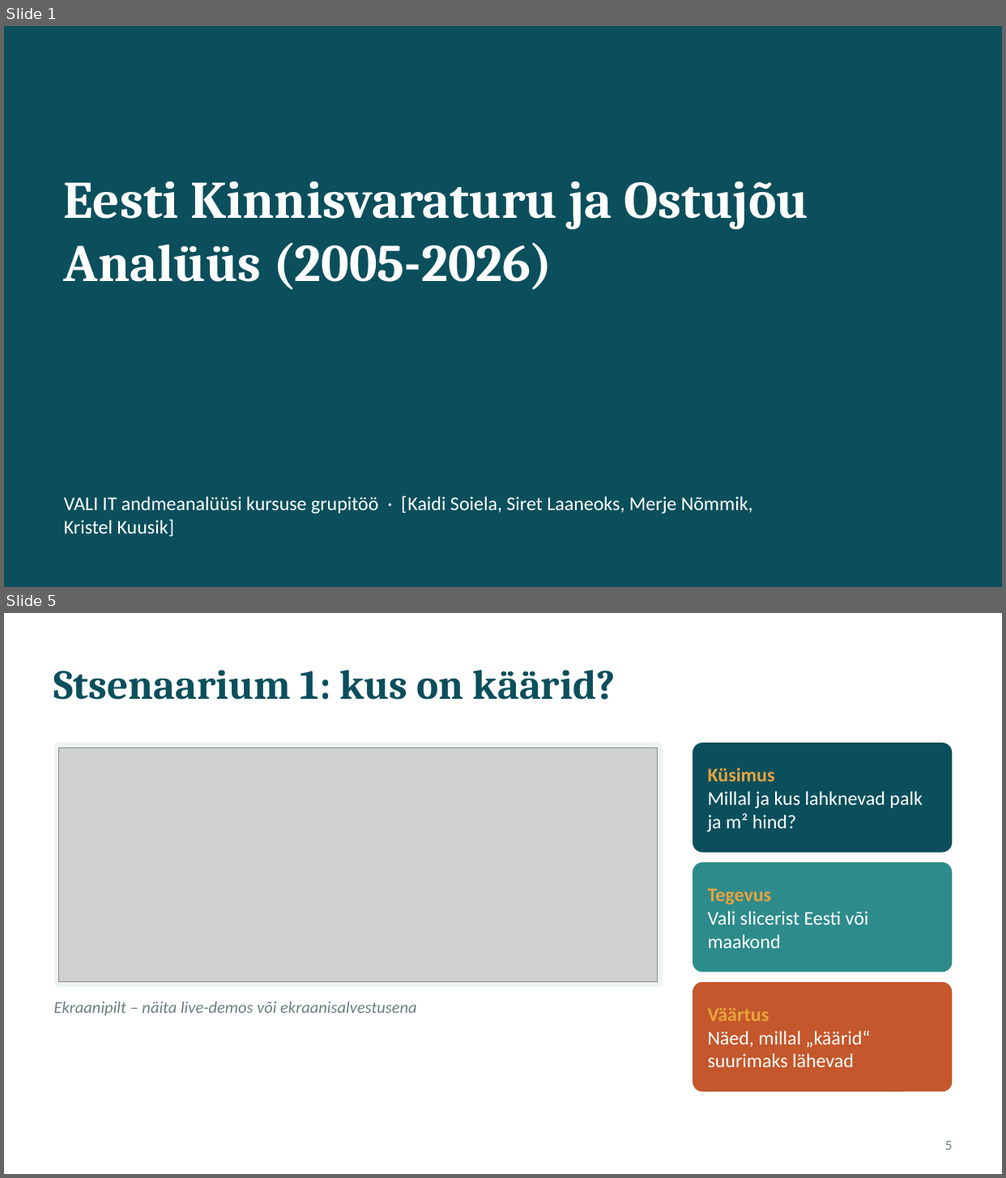
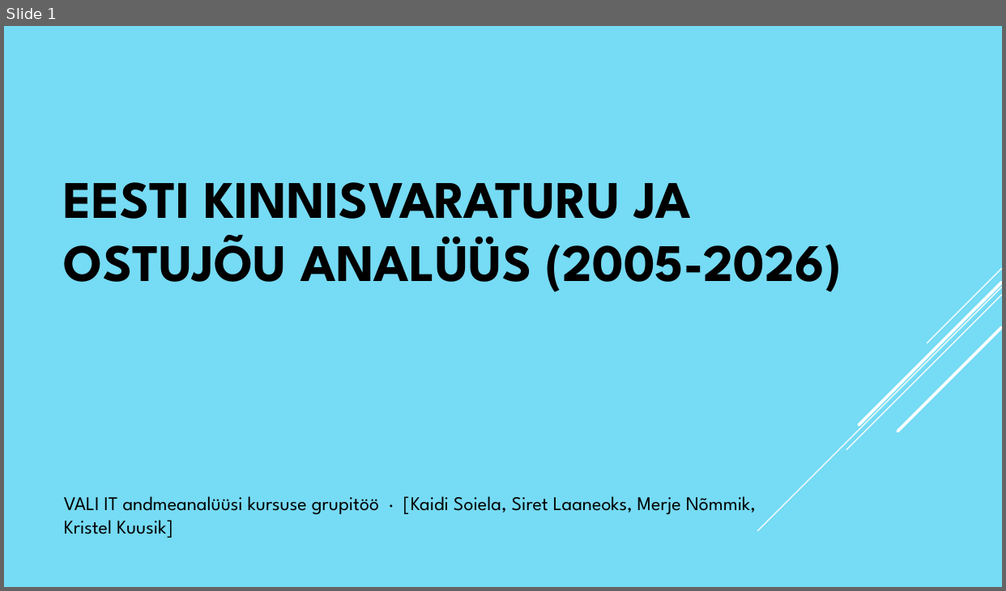
Before and after one commit to kaidisoiela/Grupitoo_kinnisvara, a slide deck: Eesti_kinnisvaraturu_ja_ostujõu_analüüs_esitlus.pptx. Shown one above the other, each under a label of ours: slides 1 and 5 before the commit, slide 1 after it; the slides between them are not shown. The pictures are 1006x1178 and 1006x591 pixels, drawn with LibreOffice and Linux fonts; fonts in the diff are those of the drawing; grey boxes stand for pictures. Boxes give left, top, right and bottom in pixels: in the first picture for what was removed or moved away, otherwise in the second. Text is boxed around its words. In the diff, an @@ line names an element or a change of style, - is before the commit and + after.

```diff
--- a/Eesti_kinnisvaraturu_ja_ostujõu_analüüs_esitlus.pptx
+++ b/Eesti_kinnisvaraturu_ja_ostujõu_analüüs_esitlus.pptx
@@ slide 5 removed at [4,613,1002,1174], background #FFFFFF @@
@@ title removed at [54,670,616,700] @@
-Stsenaarium 1: kus on käärid?
@@ rounded rectangle removed at [54,743,663,987] @@
@@ picture removed at [59,747,658,982] @@
@@ rounded rectangle removed at [692,743,952,853] @@
@@ text removed at [708,768,922,832] @@
-Küsimus
-Millal ja kus lahknevad palk ja m² hind?
@@ rounded rectangle removed at [692,862,952,973] @@
@@ text removed at [708,888,869,948] @@
-Tegevus
-Vali slicerist Eesti või maakond
@@ rounded rectangle removed at [692,982,952,1092] @@
@@ text removed at [54,1002,417,1016] @@
-Ekraanipilt – näita live-demos või ekraanisalvestusena
@@ text removed at [708,1008,870,1067] @@
-Väärtus
-Näed, millal „käärid“ suurimaks lähevad
@@ page number removed at [945,1141,953,1150] @@
-5
@@ slide 1 changed as well @@
@@ background #0B4F5C to #76DBF4 @@
@@ title at [64,182,842,292]: text changed; font Cambria to League Spartan; text colour #FFFFFF to #000000 @@
-Eesti Kinnisvaraturu ja Ostujõu Analüüs (2005-2026)
+EESTI KINNISVARATURU JA OSTUJÕU ANALÜÜS (2005-2026)
@@ group added at [757,268,1002,531]: 5 lines @@
@@ text "VALI IT andmeanalüüsi kursuse grupitöö ..." at [64,497,756,538]: font Calibri to League Spartan, text colour #FFFFFF to #000000 @@
```
Also in this commit, not shown: 6 other slides changed, 1 slide added, 1 other slide removed.
